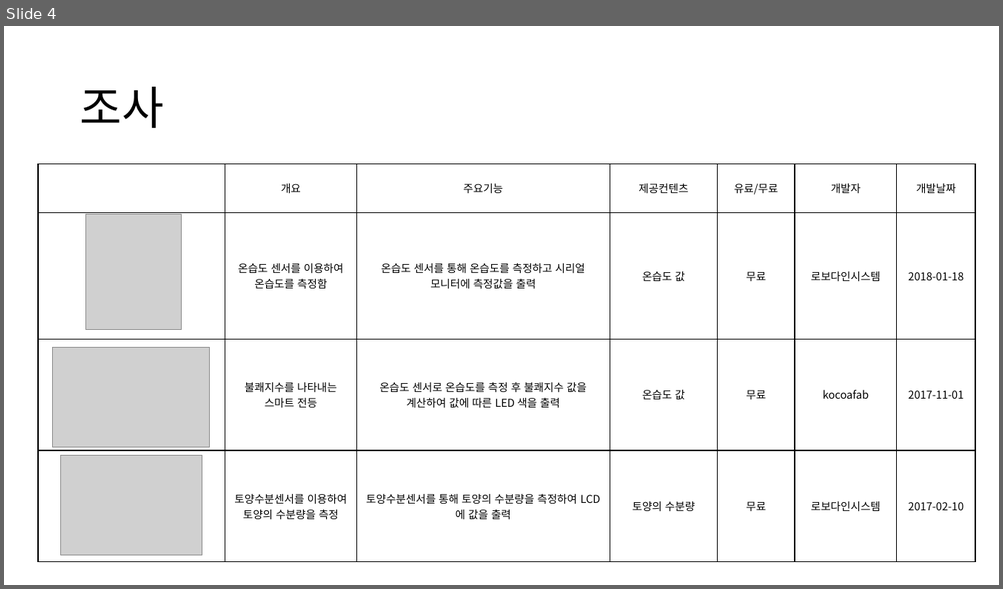
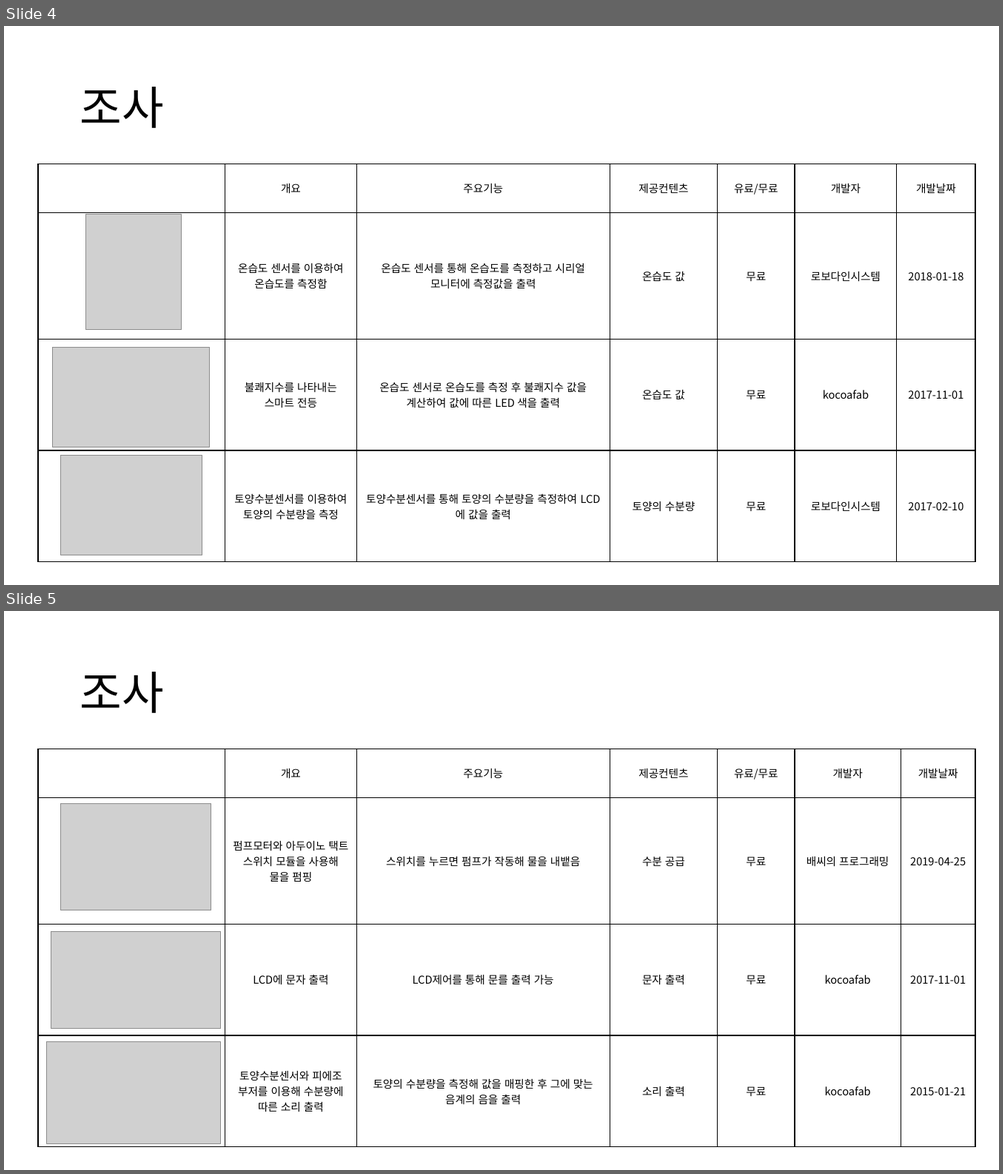
Before and after one commit to sang9831/webdev2022, a slide deck: 임베디드컴퓨팅 기말발표.pptx. Shown one above the other, each under a label of ours: slide 4 before the commit, slides 4 and 5 after it. The pictures are 1003x589 and 1003x1174 pixels, drawn with LibreOffice and Linux fonts; fonts in the diff are those of the drawing; grey boxes stand for pictures. Boxes give left, top, right and bottom in pixels: in the first picture for what was removed or moved away, otherwise in the second. Text is boxed around its words. In the diff, an @@ line names an element or a change of style, - is before the commit and + after.

Commit message:
아두이노 프로젝트 ppt 수정 14-4 커밋

```diff
--- a/임베디드컴퓨팅 기말발표.pptx
+++ b/임베디드컴퓨팅 기말발표.pptx
@@ slide 5 added at (x1=4, y1=611, x2=999, y2=1170), background #FFFFFF @@
@@ title added at (x1=79, y1=672, x2=163, y2=713), 44 pt, text #000000 @@
+조사
@@ table added at (x1=38, y1=749, x2=976, y2=1147), 4 rows, 7 columns @@
+ | 개요 | 주요기능 | 제공컨텐츠 | 유료/무료 | 개발자 | 개발날짜
+ | 펌프모터와 아두이노 택트 스위치 모듈을 사용해 물을 펌핑 | 스위치를 누르면 펌프가 작동해 물을 내뱉음 | 수분 공급 | 무료 | 배씨의 프로그래밍 | 2019-04-25
+ | LCD에 문자 출력 | LCD제어를 통해 문를 출력 가능 | 문자 출력 | 무료 | kocoafab | 2017-11-01
+ | 토양수분센서와 피에조 부저를 이용해 수분량에 따른 소리 출력 | 토양의 수분량을 측정해 값을 매핑한 후 그에 맞는 음계의 음을 출력 | 소리 출력 | 무료 | kocoafab | 2015-01-21
@@ picture added at (x1=61, y1=803, x2=211, y2=910) @@
@@ picture added at (x1=51, y1=932, x2=220, y2=1029) @@
@@ picture added at (x1=46, y1=1042, x2=220, y2=1145) @@
```
Also in this commit, not shown: 3 slides changed, 4 other slides added, 2 slides removed.
